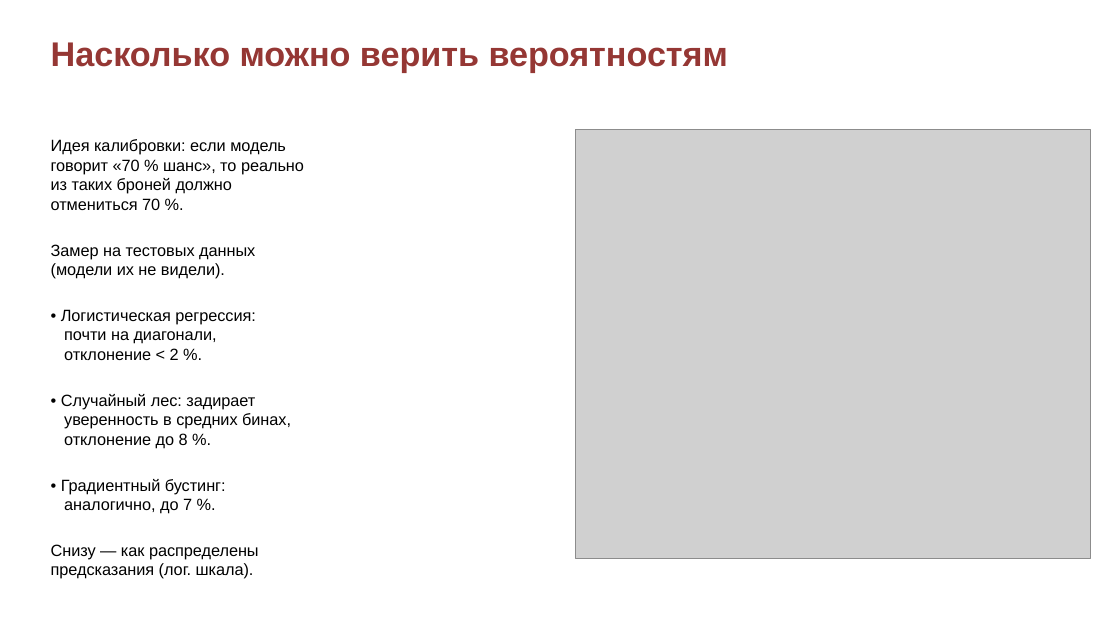
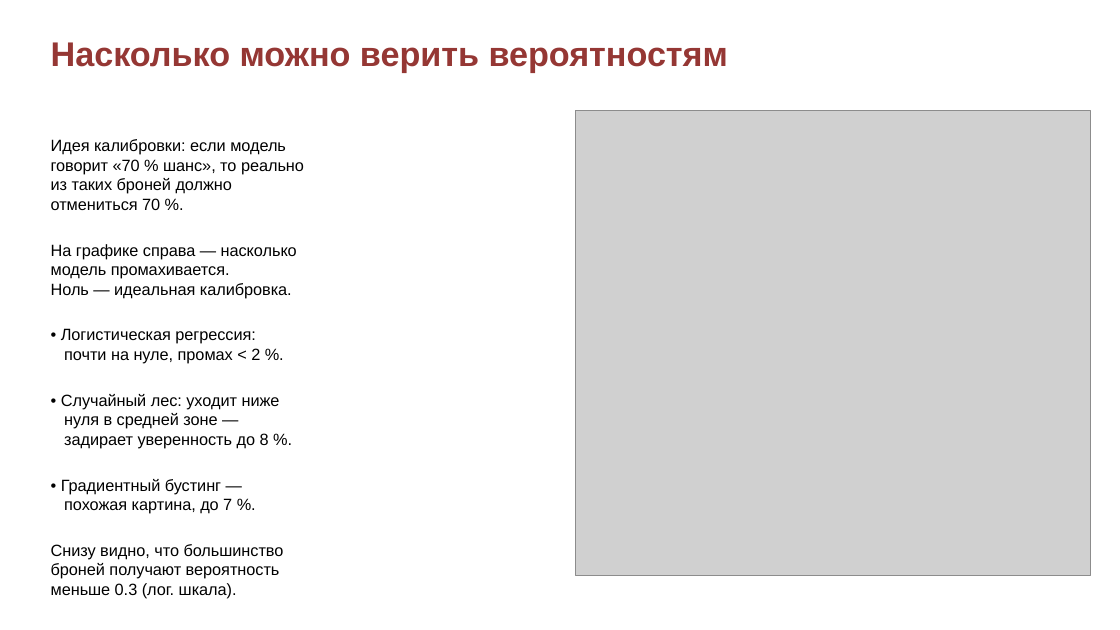
Before and after one commit to vitasha10/spbu2-project-sem2-ai, a slide deck: slide 11 of docs/presentation.pptx. Drawn at 1120x630 pixels with LibreOffice and Linux fonts; fonts in the diff are those of the drawing; grey boxes stand for pictures; background and template pictures are left out. Boxes give left, top, right and bottom in pixels: in the first picture for what was removed or moved away, otherwise in the second. Text is boxed around its words. In the diff, an @@ line names an element or a change of style, - is before the commit and + after.

```diff
--- a/docs/presentation.pptx
+++ b/docs/presentation.pptx
@@ picture resized from (x1=576, y1=130, x2=1090, y2=559) to (x1=576, y1=110, x2=1090, y2=576) @@
@@ text at (x1=51, y1=244, x2=297, y2=298): text changed @@
-Замер на тестовых данных
-(модели их не видели).
+На графике справа — насколько
+модель промахивается.
+Ноль — идеальная калибровка.
@@ text at (x1=51, y1=348, x2=284, y2=599): text changed @@
-почти на диагонали,
-отклонение < 2 %.
-• Случайный лес: задирает
-уверенность в средних бинах,
-отклонение до 8 %.
-• Градиентный бустинг:
-аналогично, до 7 %.
-Снизу — как распределены
-предсказания (лог. шкала).
+почти на нуле, промах < 2 %.
+• Случайный лес: уходит ниже
+нуля в средней зоне —
+задирает уверенность до 8 %.
+• Градиентный бустинг —
+похожая картина, до 7 %.
+Снизу видно, что большинство
+броней получают вероятность
+меньше 0.3 (лог. шкала).
```
Also in this commit, not shown: 2 other files.
